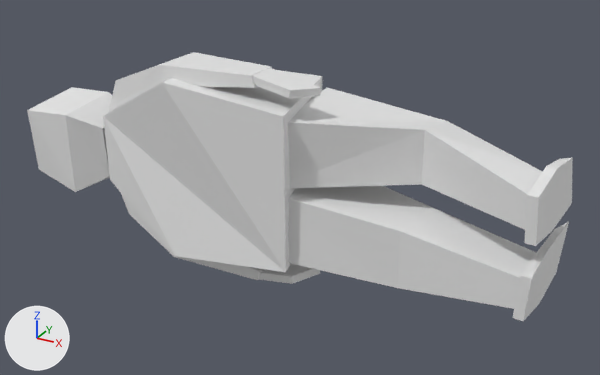
One commit to the OBJ model Datasets/UnifiedPreprocessed/Data/Humanoid/m177_05_scaled.obj: the scene before it, then after it.
Rendered twice from a camera (50 mm lens) standing at (0.675, -1.134, 0.55) and looking at (0.037, 0.025, -0.03). Every picture has the same lights, and +X, +Y and +Z are marked at lower left. The first picture is the older version. Where no turn or scale is listed for an object, it has been applied to the vertices.

In view in the first picture: 'm177_05_scaled'.
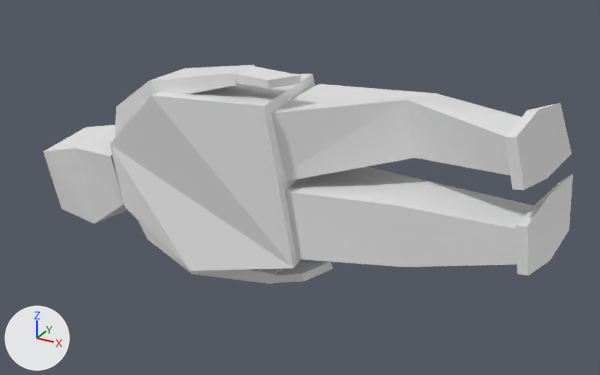
Where the change shows, as pixel boxes (x1, y1, x2, y2) in the pictures (600 x 375 px; the box of a moved part takes in the faces that stretch with it):
'm177_05_scaled', reshaped (19% shorter): before (27, 52, 573, 321); after (43, 65, 573, 284)
part 1 of me_m177_05_scaled, rebuilt: before (27, 87, 112, 192); after (43, 125, 127, 224)
part 2 of me_m177_05_scaled, rebuilt: before (103, 70, 322, 272); after (110, 74, 315, 271)
part 3 of me_m177_05_scaled, rebuilt (25% shorter): before (121, 193, 265, 280); after (137, 219, 284, 284)
part 4 of me_m177_05_scaled, rebuilt (15% narrower, 18% taller): before (108, 52, 272, 113); after (115, 65, 254, 137)
part 5 of me_m177_05_scaled, rebuilt (31% shorter): before (288, 88, 543, 230); after (271, 84, 521, 181)
part 6 of me_m177_05_scaled, rebuilt: before (288, 186, 536, 309); after (285, 167, 534, 267)
part 7 of me_m177_05_scaled, added: after (505, 103, 572, 190)
part 8 of me_m177_05_scaled, added: after (273, 261, 333, 283)
part 9 of me_m177_05_scaled, moved or reshaped: before (513, 157, 573, 321); after (516, 174, 573, 276)
part 10 of me_m177_05_scaled, cut back: before (252, 68, 321, 98); after (233, 66, 301, 88)
part 11 of me_m177_05_scaled, deleted: before (259, 264, 320, 284)

Edits to the bpy script that builds the scene:
```text
Change me_m177_05_scaled:
    used by ob_m177_05_scaled; location = (0.0, 0.0, 0.0)
    remove me_m177_05_scaled.from_pydata(...)  # 5989 vertices, 11840 faces; spans x -0.52..0.48, y -0.097..0.131, z -0.183..0.188
    add me_m177_05_scaled.from_pydata(...)  # 9096 vertices, 18100 faces; spans x -0.511..0.489, y -0.122..0.138, z -0.209..0.195
    me_m177_05_scaled part 1: the loose piece of 821 vertices spanning x -0.52..-0.31, y -0.092..0.114, z -0.093..0.081 is rebuilt with 33 vertices and now spans x -0.511..-0.3, y -0.067..0.138, z -0.174..0.007
    me_m177_05_scaled part 2: the loose piece of 706 vertices spanning x -0.321..0.07, y -0.097..0.131, z -0.159..0.166 is rebuilt with 15 vertices and now spans x -0.331..0.089, y -0.091..0.133, z -0.184..0.151
    me_m177_05_scaled part 3: the loose piece of 642 vertices spanning x -0.32..0.007, y -0.067..0.025, z -0.183..-0.061 is rebuilt with 94 vertices and now spans x -0.305..0.038, y -0.063..0.033, z -0.209..-0.121
    me_m177_05_scaled part 4: the loose piece of 642 vertices spanning x -0.32..0.008, y -0.072..0.02, z 0.068..0.188 is rebuilt with 1010 vertices and now spans x -0.33..-0.025, y -0.061..0.034, z 0.006..0.185
    me_m177_05_scaled part 5: the loose piece of 593 vertices spanning x 0.035..0.456, y -0.084..0.122, z 0.003..0.124 is rebuilt with 86 vertices and now spans x 0.021..0.44, y -0.109..0.123, z 0.01..0.175
    me_m177_05_scaled part 6: the loose piece of 529 vertices spanning x 0.037..0.455, y -0.082..0.126, z -0.13..-0.003 is rebuilt with 117 vertices and now spans x 0.033..0.465, y -0.11..0.121, z -0.114..0.048
    me_m177_05_scaled part 7: a new loose piece of 2562 vertices spanning x 0.418..0.474, y -0.122..0.06, z 0.099..0.195
    me_m177_05_scaled part 8: a new loose piece of 1079 vertices spanning x 0.024..0.127, y -0.067..-0.008, z -0.18..-0.13
    me_m177_05_scaled part 9: 1 vertex moved within x 0.477, y 0.038, z 0.01; 1282 vertices removed from x 0.45..0.48, y -0.095..0.089, z -0.116..0.106; 2560 vertices added at x 0.446..0.489, y -0.122..0.06, z -0.026..0.074
    me_m177_05_scaled part 10: 2 vertices moved within x -0.005..0.004, y -0.062..-0.061, z 0.172..0.173; 383 vertices removed from x -0.004..0.099, y -0.064..-0.01, z 0.156..0.187; 1535 vertices added at x -0.042..0.064, y -0.065..-0.007, z 0.17..0.186
    me_m177_05_scaled part 11: 386 vertices removed from x -0.005..0.098, y -0.059..-0.005, z -0.183..-0.151
```
